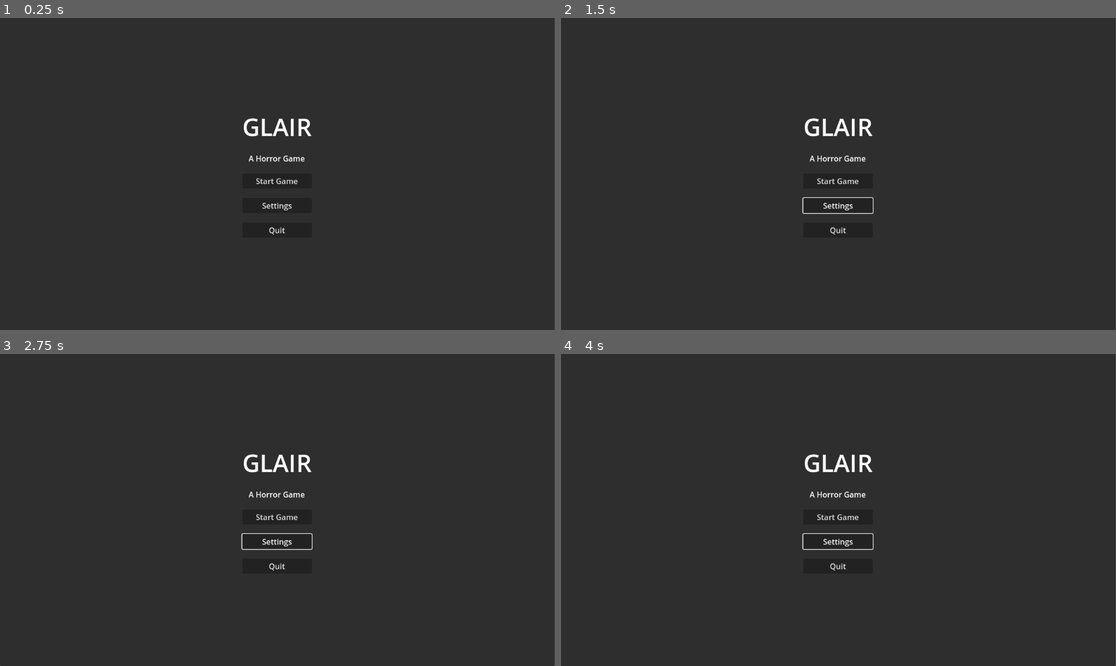
Above: before the commit, frames 1-4 (two rows, left to right).
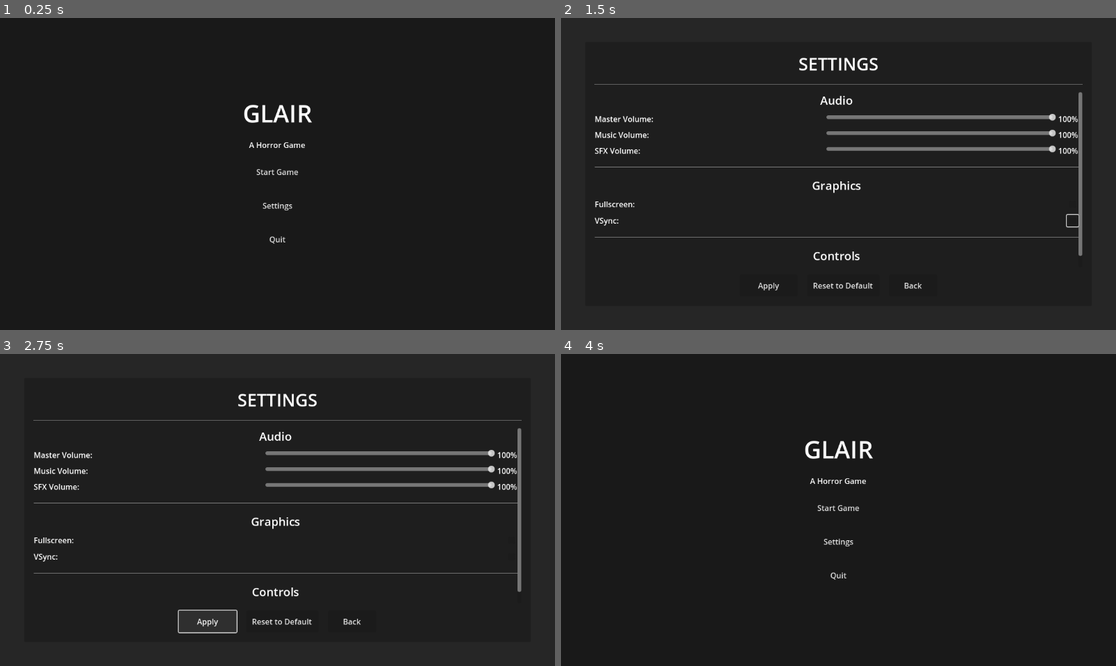
Above: after the commit, the same moments.

Repository: joshuanathanjavier/Glair
Game: Godot game, scene res://scenes/main_menu.tscn
Same seed, same stepped clock (60 frames per second), same inputs: the game is played once before the commit and once after it.
Inputs (mouse positions are in pixels of both pictures, inside the frame that each line leads up to):
- Up to frame 1 (0.25 s): no input
- Up to frame 2 (1.5 s): click "Settings" at 0.5 s; click (1071, 220) at 1.27 s
- Up to frame 3 (2.75 s): click (205, 622) at 2 s, where only the run after the commit has a clickable "Apply"
- Up to frame 4 (4 s): click (844, 622) at 2.75 s, where only the run after the commit has a clickable "Reset to Default"; click (910, 622) at 3.5 s, where only the run after the commit has a clickable "Back"

The runs differ from the first frame. In frame 1, 1.2% of the frame differs, in the area x 0-100%, y 0-100%; in frame 2, 4.5%; in frame 3, 4.6%, in the area x 6-100%, y 0-100%; in frame 4, 1.3%.

Commit message:
💄 feat(ui): implement comprehensive settings system and enhance menu layouts
- Add complete settings scene with audio, graphics, and controls sections
- Implement settings persistence with JSON save/load functionality
- Add global settings event system through Events autoload
- Enhance main menu with background and improved button layout
- Improve pause menu with semi-transparent overlay and better positioning
- Connect player mouse sensitivity to settings system
- Fix button text formatting issues in menu scenes
- Add comprehensive UI styling with proper

Diff:
--- a/scenes/main_menu.tscn
+++ b/scenes/main_menu.tscn
@@ -11,17 +11,20 @@
 grow_vertical = 2
 script = ExtResource("1_l6cm7")
 
+[node name="Background" type="ColorRect" parent="."]
+layout_mode = 1
+anchors_preset = 15
+anchor_right = 1.0
+anchor_bottom = 1.0
+grow_horizontal = 2
+grow_vertical = 2
+color = Color(0.1, 0.1, 0.1, 1)
+
 [node name="Panel" type="Panel" parent="."]
 layout_mode = 1
-anchors_preset = 8
-anchor_left = 0.5
-anchor_top = 0.5
-anchor_right = 0.5
-anchor_bottom = 0.5
-offset_left = -577.0
-offset_top = -326.0
-offset_right = 575.0
-offset_bottom = 324.0
+anchors_preset = 15
+anchor_right = 1.0
+anchor_bottom = 1.0
 grow_horizontal = 2
 grow_vertical = 2
 
@@ -32,10 +35,10 @@
 anchor_top = 0.5
 anchor_right = 0.5
 anchor_bottom = 0.5
-offset_left = -51.0
-offset_top = -88.0
-offset_right = 51.0
-offset_bottom = 88.0
+offset_left = -150.0
+offset_top = -120.0
+offset_right = 150.0
+offset_bottom = 120.0
 grow_horizontal = 2
 grow_vertical = 2
 theme_override_constants/separation = 20
@@ -56,15 +59,16 @@
 vertical_alignment = 1
 
 [node name="StartButton" type="Button" parent="Panel/VBoxContainer"]
+custom_minimum_size = Vector2(200, 50)
 layout_mode = 2
 text = "Start Game"
 
 [node name="SettingsButton" type="Button" parent="Panel/VBoxContainer"]
+custom_minimum_size = Vector2(200, 50)
 layout_mode = 2
-text = "Settings
-"
+text = "Settings"
 
 [node name="QuitButton" type="Button" parent="Panel/VBoxContainer"]
+custom_minimum_size = Vector2(200, 50)
 layout_mode = 2
-text = "Quit
-"
+text = "Quit"
--- a/scenes/pause_menu.tscn
+++ b/scenes/pause_menu.tscn
@@ -6,10 +6,27 @@
 process_mode = 2
 script = ExtResource("1_dh766")
 
+[node name="Background" type="ColorRect" parent="."]
+anchors_preset = 15
+anchor_right = 1.0
+anchor_bottom = 1.0
+grow_horizontal = 2
+grow_vertical = 2
+color = Color(0, 0, 0, 0.7)
+
 [node name="Panel" type="Panel" parent="."]
-self_modulate = Color(1, 1, 1, 0.490196)
-offset_right = 1152.0
-offset_bottom = 648.0
+self_modulate = Color(1, 1, 1, 0.9)
+anchors_preset = 8
+anchor_left = 0.5
+anchor_top = 0.5
+anchor_right = 0.5
+anchor_bottom = 0.5
+offset_left = -200.0
+offset_top = -150.0
+offset_right = 200.0
+offset_bottom = 150.0
+grow_horizontal = 2
+grow_vertical = 2
 
 [node name="VBoxContainer" type="VBoxContainer" parent="Panel"]
 layout_mode = 1
@@ -18,29 +35,33 @@
 anchor_top = 0.5
 anchor_right = 0.5
 anchor_bottom = 0.5
-offset_left = -20.0
-offset_top = -20.0
-offset_right = 20.0
-offset_bottom = 20.0
+offset_left = -100.0
+offset_top = -80.0
+offset_right = 100.0
+offset_bottom = 80.0
 grow_horizontal = 2
 grow_vertical = 2
-theme_override_constants/separation = 10
+theme_override_constants/separation = 15
 alignment = 1
 
 [node name="Label" type="Label" parent="Panel/VBoxContainer"]
 layout_mode = 2
+theme_override_font_sizes/font_size = 36
 text = "PAUSED"
 horizontal_alignment = 1
 vertical_alignment = 1
 
 [node name="ResumeButton" type="Button" parent="Panel/VBoxContainer"]
+custom_minimum_size = Vector2(180, 45)
 layout_mode = 2
 text = "Resume"
 
 [node name="RestartButton" type="Button" parent="Panel/VBoxContainer"]
+custom_minimum_size = Vector2(180, 45)
 layout_mode = 2
 text = "Restart"
 
 [node name="MainMenuButton" type="Button" parent="Panel/VBoxContainer"]
+custom_minimum_size = Vector2(180, 45)
 layout_mode = 2
 text = "Main Menu"
--- /dev/null
+++ b/scenes/settings.tscn
@@ -0,0 +1,239 @@
+[gd_scene load_steps=2 format=3 uid="uid://bkjg8r2v3n1m5"]
+
+[ext_resource type="Script" uid="uid://c0mg8h1ykfred" path="res://scripts/settings.gd" id="1_settings"]
+
+[node name="Settings" type="Control"]
+layout_mode = 3
+anchors_preset = 15
+anchor_right = 1.0
+anchor_bottom = 1.0
+grow_horizontal = 2
+grow_vertical = 2
+script = ExtResource("1_settings")
+
+[node name="Background" type="ColorRect" parent="."]
+layout_mode = 1
+anchors_preset = 15
+anchor_right = 1.0
+anchor_bottom = 1.0
+grow_horizontal = 2
+grow_vertical = 2
+color = Color(0.15, 0.15, 0.15, 1)
+
+[node name="Panel" type="Panel" parent="."]
+layout_mode = 1
+anchors_preset = 15
+anchor_right = 1.0
+anchor_bottom = 1.0
+offset_left = 50.0
+offset_top = 50.0
+offset_right = -50.0
+offset_bottom = -50.0
+grow_horizontal = 2
+grow_vertical = 2
+
+[node name="VBoxContainer" type="VBoxContainer" parent="Panel"]
+layout_mode = 1
+anchors_preset = 15
+anchor_right = 1.0
+anchor_bottom = 1.0
+offset_left = 20.0
+offset_top = 20.0
+offset_right = -20.0
+offset_bottom = -20.0
+grow_horizontal = 2
+grow_vertical = 2
+theme_override_constants/separation = 15
+
+[node name="TitleLabel" type="Label" parent="Panel/VBoxContainer"]
+layout_mode = 2
+theme_override_font_sizes/font_size = 36
+text = "SETTINGS"
+horizontal_alignment = 1
+vertical_alignment = 1
+
+[node name="HSeparator" type="HSeparator" parent="Panel/VBoxContainer"]
+layout_mode = 2
+
+[node name="ScrollContainer" type="ScrollContainer" parent="Panel/VBoxContainer"]
+layout_mode = 2
+size_flags_vertical = 3
+
+[node name="SettingsVBox" type="VBoxContainer" parent="Panel/VBoxContainer/ScrollContainer"]
+layout_mode = 2
+size_flags_horizontal = 3
+size_flags_vertical = 3
+theme_override_constants/separation = 20
+
+[node name="AudioSection" type="VBoxContainer" parent="Panel/VBoxContainer/ScrollContainer/SettingsVBox"]
+layout_mode = 2
+theme_override_constants/separation = 10
+
+[node name="AudioLabel" type="Label" parent="Panel/VBoxContainer/ScrollContainer/SettingsVBox/AudioSection"]
+layout_mode = 2
+theme_override_font_sizes/font_size = 24
+text = "Audio"
+horizontal_alignment = 1
+
+[node name="MasterVolumeContainer" type="HBoxContainer" parent="Panel/VBoxContainer/ScrollContainer/SettingsVBox/AudioSection"]
+layout_mode = 2
+
+[node name="MasterVolumeLabel" type="Label" parent="Panel/VBoxContainer/ScrollContainer/SettingsVBox/AudioSection/MasterVolumeContainer"]
+layout_mode = 2
+size_flags_horizontal = 3
+text = "Master Volume:"
+vertical_alignment = 1
+
+[node name="MasterVolumeSlider" type="HSlider" parent="Panel/VBoxContainer/ScrollContainer/SettingsVBox/AudioSection/MasterVolumeContainer"]
+layout_mode = 2
+size_flags_horizontal = 3
+min_value = 0.0
+max_value = 100.0
+step = 1.0
+value = 100.0
+
+[node name="MasterVolumeValue" type="Label" parent="Panel/VBoxContainer/ScrollContainer/SettingsVBox/AudioSection/MasterVolumeContainer"]
+layout_mode = 2
+custom_minimum_size = Vector2(40, 0)
+text = "100%"
+vertical_alignment = 1
+
+[node name="MusicVolumeContainer" type="HBoxContainer" parent="Panel/VBoxContainer/ScrollContainer/SettingsVBox/AudioSection"]
+layout_mode = 2
+
+[node name="MusicVolumeLabel" type="Label" parent="Panel/VBoxContainer/ScrollContainer/SettingsVBox/AudioSection/MusicVolumeContainer"]
+layout_mode = 2
+size_flags_horizontal = 3
+text = "Music Volume:"
+vertical_alignment = 1
+
+[node name="MusicVolumeSlider" type="HSlider" parent="Panel/VBoxContainer/ScrollContainer/SettingsVBox/AudioSection/MusicVolumeContainer"]
+layout_mode = 2
+size_flags_horizontal = 3
+min_value = 0.0
+max_value = 100.0
+step = 1.0
+value = 100.0
+
+[node name="MusicVolumeValue" type="Label" parent="Panel/VBoxContainer/ScrollContainer/SettingsVBox/AudioSection/MusicVolumeContainer"]
+layout_mode = 2
+custom_minimum_size = Vector2(40, 0)
+text = "100%"
+vertical_alignment = 1
+
+[node name="SFXVolumeContainer" type="HBoxContainer" parent="Panel/VBoxContainer/ScrollContainer/SettingsVBox/AudioSection"]
+layout_mode = 2
+
+[node name="SFXVolumeLabel" type="Label" parent="Panel/VBoxContainer/ScrollContainer/SettingsVBox/AudioSection/SFXVolumeContainer"]
+layout_mode = 2
+size_flags_horizontal = 3
+text = "SFX Volume:"
+vertical_alignment = 1
+
+[node name="SFXVolumeSlider" type="HSlider" parent="Panel/VBoxContainer/ScrollContainer/SettingsVBox/AudioSection/SFXVolumeContainer"]
+layout_mode = 2
+size_flags_horizontal = 3
+min_value = 0.0
+max_value = 100.0
+step = 1.0
+value = 100.0
+
+[node name="SFXVolumeValue" type="Label" parent="Panel/VBoxContainer/ScrollContainer/SettingsVBox/AudioSection/SFXVolumeContainer"]
+layout_mode = 2
+custom_minimum_size = Vector2(40, 0)
+text = "100%"
+vertical_alignment = 1
+
+[node name="HSeparator2" type="HSeparator" parent="Panel/VBoxContainer/ScrollContainer/SettingsVBox"]
+layout_mode = 2
+
+[node name="GraphicsSection" type="VBoxContainer" parent="Panel/VBoxContainer/ScrollContainer/SettingsVBox"]
+layout_mode = 2
+theme_override_constants/separation = 10
+
+[node name="GraphicsLabel" type="Label" parent="Panel/VBoxContainer/ScrollContainer/SettingsVBox/GraphicsSection"]
+layout_mode = 2
+theme_override_font_sizes/font_size = 24
+text = "Graphics"
+horizontal_alignment = 1
+
+[node name="FullscreenContainer" type="HBoxContainer" parent="Panel/VBoxContainer/ScrollContainer/SettingsVBox/GraphicsSection"]
+layout_mode = 2
+
+[node name="FullscreenLabel" type="Label" parent="Panel/VBoxContainer/ScrollContainer/SettingsVBox/GraphicsSection/FullscreenContainer"]
+layout_mode = 2
+size_flags_horizontal = 3
+text = "Fullscreen:"
+vertical_alignment = 1
+
+[node name="FullscreenCheckBox" type="CheckBox" parent="Panel/VBoxContainer/ScrollContainer/SettingsVBox/GraphicsSection/FullscreenContainer"]
+layout_mode = 2
+
+[node name="VSyncContainer" type="HBoxContainer" parent="Panel/VBoxContainer/ScrollContainer/SettingsVBox/GraphicsSection"]
+layout_mode = 2
+
+[node name="VSyncLabel" type="Label" parent="Panel/VBoxContainer/ScrollContainer/SettingsVBox/GraphicsSection/VSyncContainer"]
+layout_mode = 2
+size_flags_horizontal = 3
+text = "VSync:"
+vertical_alignment = 1
+
+[node name="VSyncCheckBox" type="CheckBox" parent="Panel/VBoxContainer/ScrollContainer/SettingsVBox/GraphicsSection/VSyncContainer"]
+layout_mode = 2
+button_pressed = true
+
+[node name="HSeparator3" type="HSeparator" parent="Panel/VBoxContainer/ScrollContainer/SettingsVBox"]
+layout_mode = 2
+
+[node name="ControlsSection" type="VBoxContainer" parent="Panel/VBoxContainer/ScrollContainer/SettingsVBox"]
+layout_mode = 2
+theme_override_constants/separation = 10
+
+[node name="ControlsLabel" type="Label" parent="Panel/VBoxContainer/ScrollContainer/SettingsVBox/ControlsSection"]
+layout_mode = 2
+theme_override_font_sizes/font_size = 24
+text = "Controls"
+horizontal_alignment = 1
+
+[node name="MouseSensitivityContainer" type="HBoxContainer" parent="Panel/VBoxContainer/ScrollContainer/SettingsVBox/ControlsSection"]
+layout_mode = 2
+
+[node name="MouseSensitivityLabel" type="Label" parent="Panel/VBoxContainer/ScrollContainer/SettingsVBox/ControlsSection/MouseSensitivityContainer"]
+layout_mode = 2
+size_flags_horizontal = 3
+text = "Mouse Sensitivity:"
+vertical_alignment = 1
+
+[node name="MouseSensitivitySlider" type="HSlider" parent="Panel/VBoxContainer/ScrollContainer/SettingsVBox/ControlsSection/MouseSensitivityContainer"]
+layout_mode = 2
+size_flags_horizontal = 3
+min_value = 0.1
+max_value = 5.0
+step = 0.1
+value = 1.0
+
+[node name="MouseSensitivityValue" type="Label" parent="Panel/VBoxContainer/ScrollContainer/SettingsVBox/ControlsSection/MouseSensitivityContainer"]
+layout_mode = 2
+custom_minimum_size = Vector2(40, 0)
+text = "1.0"
+vertical_alignment = 1
+
+[node name="ButtonsContainer" type="HBoxContainer" parent="Panel/VBoxContainer"]
+layout_mode = 2
+theme_override_constants/separation = 20
+alignment = 1
+
+[node name="ApplyButton" type="Button" parent="Panel/VBoxContainer/ButtonsContainer"]
+layout_mode = 2
+custom_minimum_size = Vector2(120, 45)
+text = "Apply"
+
+[node name="ResetButton" type="Button" parent="Panel/VBoxContainer/ButtonsContainer"]
+layout_mode = 2
+custom_minimum_size = Vector2(150, 45)
+text = "Reset to Default"
+
+[node name="BackButton" type="Button" parent="Panel/VBoxContainer/ButtonsContainer"]
+layout_mode = 2
+custom_minimum_size = Vector2(100, 45)
+text = "Back"
--- a/scripts/events.gd
+++ b/scripts/events.gd
@@ -10,5 +10,6 @@
 signal game_resumed
 signal interaction_started
 signal interaction_ended
+signal settings_changed(settings_data)
 
 # You can add more signals and event handling functions here as needed
--- a/scripts/main_menu.gd
+++ b/scripts/main_menu.gd
@@ -10,11 +10,10 @@
 	quit_button.pressed.connect(_on_quit_pressed)
 
 func _on_start_pressed():
-	get_tree().change_scene_to_file("res://scenes/map1.tscn")  # Replace with your game scene
+	get_tree().change_scene_to_file("res://scenes/map1.tscn")
 
 func _on_settings_pressed():
-	# You can open a popup or navigate to a Settings scene
-	print("Settings button pressed (not implemented).")
+	get_tree().change_scene_to_file("res://scenes/settings.tscn")
 
 func _on_quit_pressed():
 	get_tree().quit()
--- a/scripts/player.gd
+++ b/scripts/player.gd
@@ -39,6 +39,9 @@
 	Input.set_mouse_mode(Input.MOUSE_MODE_CAPTURED)
 	camera_default_position = camera.position
 	flashlight.visible = flashlight_on
+
+	# Connect to settings changes
+	Events.settings_changed.connect(_on_settings_changed)
 
 # --- Mouse Look ---
 func _unhandled_input(event: InputEvent) -> void:
@@ -123,3 +126,8 @@
 				pause_menu.close()
 			else:
 				pause_menu.open()
+
+func _on_settings_changed(settings_data: Dictionary):
+	# Update mouse sensitivity when settings change
+	if "mouse_sensitivity" in settings_data:
+		mouse_sensitivity = settings_data.mouse_sensitivity * 0.002
--- /dev/null
+++ b/scripts/settings.gd
@@ -0,0 +1,187 @@
+extends Control
+
+# UI References
+@onready var master_volume_slider = $Panel/VBoxContainer/ScrollContainer/SettingsVBox/AudioSection/MasterVolumeContainer/MasterVolumeSlider
+@onready var master_volume_value = $Panel/VBoxContainer/ScrollContainer/SettingsVBox/AudioSection/MasterVolumeContainer/MasterVolumeValue
+@onready var music_volume_slider = $Panel/VBoxContainer/ScrollContainer/SettingsVBox/AudioSection/MusicVolumeContainer/MusicVolumeSlider
+@onready var music_volume_value = $Panel/VBoxContainer/ScrollContainer/SettingsVBox/AudioSection/MusicVolumeContainer/MusicVolumeValue
+@onready var sfx_volume_slider = $Panel/VBoxContainer/ScrollContainer/SettingsVBox/AudioSection/SFXVolumeContainer/SFXVolumeSlider
+@onready var sfx_volume_value = $Panel/VBoxContainer/ScrollContainer/SettingsVBox/AudioSection/SFXVolumeContainer/SFXVolumeValue
+
+@onready var fullscreen_checkbox = $Panel/VBoxContainer/ScrollContainer/SettingsVBox/GraphicsSection/FullscreenContainer/FullscreenCheckBox
+@onready var vsync_checkbox = $Panel/VBoxContainer/ScrollContainer/SettingsVBox/GraphicsSection/VSyncContainer/VSyncCheckBox
+
+@onready var mouse_sensitivity_slider = $Panel/VBoxContainer/ScrollContainer/SettingsVBox/ControlsSection/MouseSensitivityContainer/MouseSensitivitySlider
+@onready var mouse_sensitivity_value = $Panel/VBoxContainer/ScrollContainer/SettingsVBox/ControlsSection/MouseSensitivityContainer/MouseSensitivityValue
+
+@onready var apply_button = $Panel/VBoxContainer/ButtonsContainer/ApplyButton
+@onready var reset_button = $Panel/VBoxContainer/ButtonsContainer/ResetButton
+@onready var back_button = $Panel/VBoxContainer/ButtonsContainer/BackButton
+
+# Settings data
+var settings_data = {
+	"master_volume": 100.0,
+	"music_volume": 100.0,
+	"sfx_volume": 100.0,
+	"fullscreen": false,
+	"vsync": true,
+	"mouse_sensitivity": 1.0
+}
+
+var default_settings = {
+	"master_volume": 100.0,
+	"music_volume": 100.0,
+	"sfx_volume": 100.0,
+	"fullscreen": false,
+	"vsync": true,
+	"mouse_sensitivity": 1.0
+}
+
+const SETTINGS_FILE_PATH = "user://settings.save"
+
+func _ready():
+	load_settings()
+	connect_signals()
+	update_ui()
+
+func connect_signals():
+	# Volume sliders
+	master_volume_slider.value_changed.connect(_on_master_volume_changed)
+	music_volume_slider.value_changed.connect(_on_music_volume_changed)
+	sfx_volume_slider.value_changed.connect(_on_sfx_volume_changed)
+
+	# Graphics checkboxes
+	fullscreen_checkbox.toggled.connect(_on_fullscreen_toggled)
+	vsync_checkbox.toggled.connect(_on_vsync_toggled)
+
+	# Controls
+	mouse_sensitivity_slider.value_changed.connect(_on_mouse_sensitivity_changed)
+
+	# Buttons
+	apply_button.pressed.connect(_on_apply_pressed)
+	reset_button.pressed.connect(_on_reset_pressed)
+	back_button.pressed.connect(_on_back_pressed)
+
+func load_settings():
+	if FileAccess.file_exists(SETTINGS_FILE_PATH):
+		var file = FileAccess.open(SETTINGS_FILE_PATH, FileAccess.READ)
+		if file:
+			var json_string = file.get_as_text()
+			file.close()
+
+			var json = JSON.new()
+			var parse_result = json.parse(json_string)
+
+			if parse_result == OK:
+				var loaded_data = json.data
+				# Merge loaded data with defaults to ensure all keys exist
+				for key in default_settings.keys():
+					if key in loaded_data:
+						settings_data[key] = loaded_data[key]
+			else:
+				print("Error parsing settings file")
+	else:
+		# Use default settings
+		settings_data = default_settings.duplicate()
+
+	apply_settings()
+
+func save_settings():
+	var file = FileAccess.open(SETTINGS_FILE_PATH, FileAccess.WRITE)
+	if file:
+		var json_string = JSON.stringify(settings_data)
+		file.store_string(json_string)
+		file.close()
+		print("Settings saved successfully")
+	else:
+		print("Error saving settings file")
+
+func apply_settings():
+	# Apply audio settings
+	var master_bus_index = AudioServer.get_bus_index("Master")
+	var music_bus_index = AudioServer.get_bus_index("Music") if AudioServer.get_bus_count() > 1 else -1
+	var sfx_bus_index = AudioServer.get_bus_index("SFX") if AudioServer.get_bus_count() > 2 else -1
+
+	AudioServer.set_bus_volume_db(master_bus_index, linear_to_db(settings_data.master_volume / 100.0))
+
+	if music_bus_index != -1:
+		AudioServer.set_bus_volume_db(music_bus_index, linear_to_db(settings_data.music_volume / 100.0))
+
+	if sfx_bus_index != -1:
+		AudioServer.set_bus_volume_db(sfx_bus_index, linear_to_db(settings_data.sfx_volume / 100.0))
+
+	# Apply graphics settings
+	if settings_data.fullscreen:
+		DisplayServer.window_set_mode(DisplayServer.WINDOW_MODE_FULLSCREEN)
+	else:
+		DisplayServer.window_set_mode(DisplayServer.WINDOW_MODE_WINDOWED)
+
+	if settings_data.vsync:
+		DisplayServer.window_set_vsync_mode(DisplayServer.VSYNC_ENABLED)
+	else:
+		DisplayServer.window_set_vsync_mode(DisplayServer.VSYNC_DISABLED)
+
+	# Mouse sensitivity is typically handled by the player controller
+	# We'll emit a signal for other scripts to listen to
+	Events.settings_changed.emit(settings_data)
+
+func update_ui():
+	# Update volume sliders and labels
+	master_volume_slider.value = settings_data.master_volume
+	master_volume_value.text = str(int(settings_data.master_volume)) + "%"
+
+	music_volume_slider.value = settings_data.music_volume
+	music_volume_value.text = str(int(settings_data.music_volume)) + "%"
+
+	sfx_volume_slider.value = settings_data.sfx_volume
+	sfx_volume_value.text = str(int(settings_data.sfx_volume)) + "%"
+
+	# Update graphics checkboxes
+	fullscreen_checkbox.button_pressed = settings_data.fullscreen
+	vsync_checkbox.button_pressed = settings_data.vsync
+
+	# Update mouse sensitivity
+	mouse_sensitivity_slider.value = settings_data.mouse_sensitivity
+	mouse_sensitivity_value.text = str(settings_data.mouse_sensitivity)
+
+# Signal handlers
+func _on_master_volume_changed(value: float):
+	settings_data.master_volume = value
+	master_volume_value.text = str(int(value)) + "%"
+
+func _on_music_volume_changed(value: float):
+	settings_data.music_volume = value
+	music_volume_value.text = str(int(value)) + "%"
+
+func _on_sfx_volume_changed(value: float):
+	settings_data.sfx_volume = value
+	sfx_volume_value.text = str(int(value)) + "%"
+
+func _on_fullscreen_toggled(pressed: bool):
+	settings_data.fullscreen = pressed
+
+func _on_vsync_toggled(pressed: bool):
+	settings_data.vsync = pressed
+
+func _on_mouse_sensitivity_changed(value: float):
+	settings_data.mouse_sensitivity = value
+	mouse_sensitivity_value.text = str(value)
+
+func _on_apply_pressed():
+	apply_settings()
+	save_settings()
+	print("Settings applied and saved!")
+
+func _on_reset_pressed():
+	settings_data = default_settings.duplicate()
+	update_ui()
+	print("Settings reset to default values")
+
+func _on_back_pressed():
+	# Go back to main menu
+	get_tree().change_scene_to_file("res://scenes/main_menu.tscn")
+
+# Handle ESC key to go back
+func _input(event):
+	if event.is_action_pressed("esc"):
+		_on_back_pressed()
Not shown, added: scripts/settings.gd.uid
